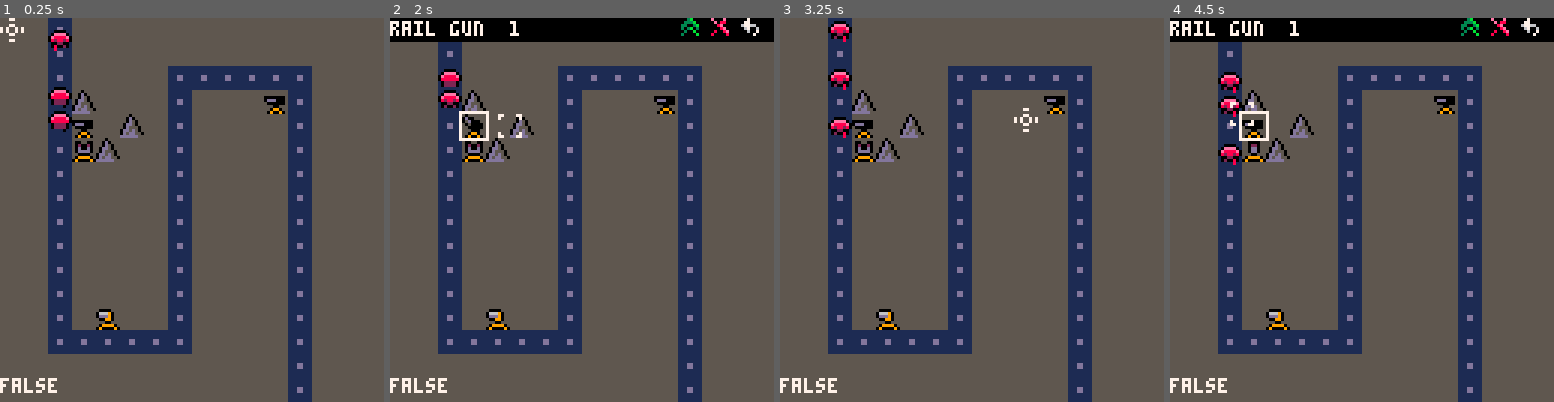
Above: before the commit, frames 1-4 (left to right).
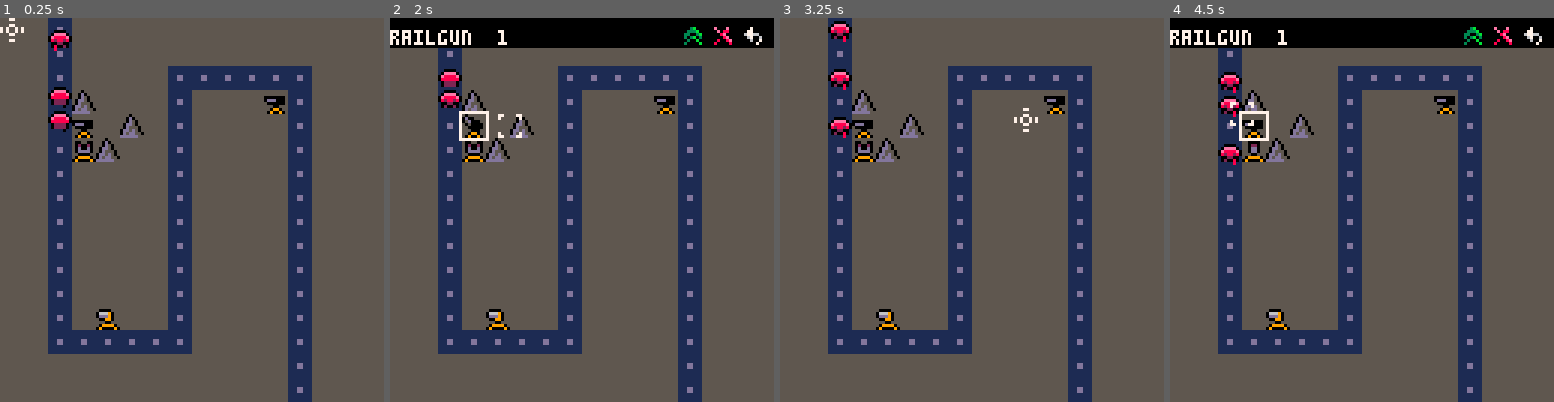
Above: after the commit, the same moments.

Repository: burlapjack/tower
Game: PICO-8 cartridge tower.p8
Same seed, same stepped clock (60 frames per second), same inputs: the game is played once before the commit and once after it.
Inputs (mouse positions are in pixels of both pictures, inside the frame that each line leads up to):
- Up to frame 1 (0.25 s): no input
- Up to frame 2 (2 s): click (670, 121) at 0.67 s; click (436, 267) at 1.22 s; click (497, 114) at 1.77 s
- Up to frame 3 (3.25 s): click (952, 259) at 2.32 s; click (1014, 106) at 2.87 s
- Up to frame 4 (4.5 s): click (1465, 256) at 3.42 s; click (1231, 102) at 3.97 s

The runs differ from the first frame. In frame 1, 0.3% of the frame differs, in the area x 0-15%, y 93-98%; in frame 2, 2.9%, in the area x 0-100%, y 0-98%; in frame 3, 0.3%; in frame 4, 2.9%.

Commit message:
Added tower cost tables and hud info. Also changed some tower names

Diff:
--- a/tower.p8
+++ b/tower.p8
@@ -12,13 +12,14 @@
 }
 
 game_menu_unit = {
-	x = 0,
-	y = 0,
-	x2 = 128,
-	y2 = 7,
-	btn_upgrade = {96, 0},
-	btn_delete = {106, 0},
-	btn_back = {116, 0},
+	bg = {0, 0, 128, 9},
+	bg_clr = 0,
+	name = {0, 4},
+	lvl = {36, 4},
+	info = {47, 4},
+	btn_upgrade = {97, 1},
+	btn_delete = {107, 1},
+	btn_back = {117, 1},
 	btn_pressed = 0,
 	btn_tm = 8,
 	btn_tmr = 0
@@ -92,9 +93,6 @@
 	--muzzle flash
 	if e.explosion_id == 0 then
 		e.rad = 1
---	elseif e.explosion_id == 1 then
---	elseif e.explosion_id == 2 then
---	elseif e.explosion_id == 3 then
 	end
 	add(ent_explosion, e)
 end
@@ -126,29 +124,44 @@
 	--initializing code based on tower_id
 	--basic gun turret
 	if tower_id == 1 then
-		e.name = "sentrygun"
+		e.name = "sentry"
 		e.sprites = {1, 2, 3, 4, 5}
 		e.dmg = {1, 2}
+		e.cost = {10, 20, 30, 40, 50}
 
 	--magnet tower
 	elseif tower_id == 2 then
-		e.name = "magnetron"
+		e.name = "magspire"
 		e.sprites = {6, 7, 8, 9, 8, 7}
 		e.frame = e.sprites[1]
 		e.tm = 2
 		e.dmg = {-0.25, -0.75}
 		e.shooter = false
+		e.cost = {10, 20, 30, 40, 50}
 	--sniper cannon
 	elseif tower_id == 3 then
-		e.name = "rail gun"
+		e.name = "railgun"
 		e.sprites = {17, 18, 19, 20, 21}
 		e.tm = 40
 		e.dmg = {20, 22}
 		e.rng = 12
+		e.cost = {10, 20, 30, 40, 50}
 	end
 	e.sprite_current = e.sprites[1]
 	add(ent_tower, e)
 end
+
+function ent_tower_get_cost(index)
+	local t = ent_tower[index]
+	local c
+	if t.lvl + 1 <= #t.cost then
+		c = t.cost[t.lvl + 1]
+	else
+		c = 0
+	end
+	return c
+end
+
 
 function ent_road_create(x, y, road_id)
 	local e = {
@@ -347,10 +360,6 @@
 						e.sprite_flip = false
 					end
 				end
-			--	if e.frame > #e.sprites_idle then
-			--		e.frame = 1
-			--	end
-			--	e.sprite_current = e.sprites_idle[e.frame]
 			elseif e.behavior == 1 then
 				-- aggressive behavior?
 			end
@@ -362,7 +371,7 @@
 	local gm = game_menu_unit
 
 	if gm.btn_tmr == 0 then
-		if gm.btn_pressed == 1 or gm.btn_pressed == 3 then
+		if gm.btn_pressed == 1 then
 			sfx(2)
 		elseif gm.btn_pressed == 2 then
 			sfx(3)
@@ -437,7 +446,9 @@
 	if #ent_enemy > 0 then
 		for i = #ent_enemy, 1, -1 do
 			if ent_enemy[i].hp < 1 then
-				deli(ent_enemy, i) end end
+				deli(ent_enemy, i)
+			end
+		end
 	end
 end
 
@@ -465,8 +476,6 @@
 end
 
 function sys_draw_cursor()
---	local cy = game_cursor.y
---	local cx = game_cursor.x
 	if game_cursor.mode == 0 then
 		spr(35, game_cursor.x, game_cursor.y)
 	else
@@ -509,9 +518,9 @@
 	local gm = game_menu_unit
 	local n = 0
 	if game_unit_selected != 0 then
-		rectfill(gm.x, gm.y, gm.x2, gm.y2, 0)
-		print(ent_tower[game_unit_selected].name, 0, 1, 7)
-		print(ent_tower[game_unit_selected].lvl, 40, 1, 7)
+		rectfill(gm.bg[1], gm.bg[2], gm.bg[3], gm.bg[4], gm.bg_clr)
+		print(ent_tower[game_unit_selected].name, gm.name[1], gm.name[2], 7)
+		print(ent_tower[game_unit_selected].lvl, gm.lvl[1], gm.lvl[2], 7)
 		--	print("🅾️options ❎exit", 56, 0, 7)
 		if gm.btn_pressed == 1 then n = 1 else n = 0 end
 		spr(37, gm.btn_upgrade[1], gm.btn_upgrade[2] + n)
@@ -519,6 +528,14 @@
 		spr(38, gm.btn_delete[1], gm.btn_delete[2] + n)
 		if gm.btn_pressed == 3 then n = 1 else n = 0 end
 		spr(39, gm.btn_back[1], gm.btn_back[2] + n)
+
+		if cursor_is_hovering(gm.btn_upgrade, 8, 8) then
+			print("upgrade:$"..ent_tower_get_cost(game_unit_selected), gm.info[1], gm.info[2], 7)
+		elseif cursor_is_hovering(gm.btn_delete, 8, 8) then
+			print("delete unit", gm.info[1], gm.info[2], 7)
+		elseif cursor_is_hovering(gm.btn_back, 8, 8) then
+			print("exit", gm.info[1], gm.info[2], 7)
+		end
 	end
 end
 
@@ -531,8 +548,9 @@
 end
 
 function sys_draw_towers()
+	local t
 	for i = 1, #ent_tower do
-		local t = ent_tower[i]
+		t = ent_tower[i]
 		spr(t.sprite_current, t.x, t.y, 1, 1, t.sprite_flip, false)
 		if t.selected == true then
 			rect(t.x - 1, t.y - 1, t.x + 8, t.y + 8, 7)
@@ -609,6 +627,7 @@
 				gm.btn_tmr = gm.btn_tm
 			elseif cursor_is_hovering(gm.btn_back, 8, 8) then
 				gm.btn_pressed = 3
+				game_unit_selected = 0
 				gm.btn_tmr = gm.btn_tm
 			end
 		end
@@ -628,8 +647,8 @@
 
 function cursor_is_in_hud()
 	local gm =  game_menu_unit
-	if (game_cursor.x + 4) > gm.x and (game_cursor.x + 4) < gm.x2
-		and (game_cursor.y + 4) > gm.y and (game_cursor.y + 4) < gm.y2 then
+	if (game_cursor.x + 4) > gm.bg[1] and (game_cursor.x + 4) < gm.bg[3]
+		and (game_cursor.y + 4) > gm.bg[2] and (game_cursor.y + 4) < gm.bg[4] then
 		return true
 	else
 		return false
@@ -684,8 +703,6 @@
 	sys_draw_explosions()
 	sys_draw_hud()
 	sys_draw_cursor()
---	print(game_menu_unit.btn_pressed, 0, 120, 7)
-	print(cursor_is_hovering(game_menu_unit.btn_upgrade, 8, 8), 0, 120, 7)
 end
 __gfx__
 00000000fffffffffffffffffffffffffffff00ffff00fffffffffffffffffffffffffffffffffffffffffffffffffff00000000000000000000000000000000
@@ -704,14 +721,14 @@
 f002200ffff00ffff0550fffff0dd0ffff000fffff0000ff00000000000000000000000000000000000000000000000000000000000000000000000000000000
 f020020fff0990ffff0990ffff0550ffff0990ffff0990ff00000000000000000000000000000000000000000000000000000000000000000000000000000000
 ff0ff0fff090090ff090090ff090090ff090090ff090090f00000000000000000000000000000000000000000000000000000000000000000000000000000000
-fff0ffffff000ffffffff0fffff77fff77ffff77fff3bffffefffefffff7ffff0000000000000000000000000000000000000000000000000000000000000000
-ff0d0fffff04000ff0fff0ffffffffff7ffffff7ff333bffffef88ffff77ffff0000000000000000000000000000000000000000000000000000000000000000
-ff0d50ffff04040ff0fff0fffff77ffffffffffff33ff3bffff8effff67766ff0000000000000000000000000000000000000000000000000000000000000000
-f0dd50ffff04040ff0fff0ff7f7ff7f7fffffffff3f3bf3fffff8effff67ff6f0000000000000000000000000000000000000000000000000000000000000000
-f0d5550fff022220f0fff0ff7f7ff7f7ffffffffff3ffbffff8ff8effff6ff7f0000000000000000000000000000000000000000000000000000000000000000
-0dd5d50ff0244440f0f000fffff77ffffffffffff3ffffbff8ffff8ffffff7ff0000000000000000000000000000000000000000000000000000000000000000
-0d5dd5500240404002002200ffffffff7ffffff7ffffffffffffffffffffffff0000000000000000000000000000000000000000000000000000000000000000
-dddddd550444444004444440fff77fff77ffff77ffffffffffffffffffffffff0000000000000000000000000000000000000000000000000000000000000000
+fff0ffffff000ffffffff0fffff77fff77ffff77ffffffffffffffffffffffff0000000000000000000000000000000000000000000000000000000000000000
+ff0d0fffff04000ff0fff0ffffffffff7ffffff7ffffffffffffffffffffffff0000000000000000000000000000000000000000000000000000000000000000
+ff0d50ffff04040ff0fff0fffff77ffffffffffffff3bffffefffefffff7ffff0000000000000000000000000000000000000000000000000000000000000000
+f0dd50ffff04040ff0fff0ff7f7ff7f7ffffffffff333bffffef88ffff77ffff0000000000000000000000000000000000000000000000000000000000000000
+f0d5550fff022220f0fff0ff7f7ff7f7fffffffff33ff3bffff8effff67766ff0000000000000000000000000000000000000000000000000000000000000000
+0dd5d50ff0244440f0f000fffff77ffffffffffff3f3bf3fffff8effff67ff6f0000000000000000000000000000000000000000000000000000000000000000
+0d5dd5500240404002002200ffffffff7ffffff7ff3ffbffff8ff8effff6ff7f0000000000000000000000000000000000000000000000000000000000000000
+dddddd550444444004444440fff77fff77ffff77f3ffffbff8ffff8ffffff7ff0000000000000000000000000000000000000000000000000000000000000000
 ffffffff11111111ffffffffffffffffffffffffffffffffffffffffffffffffffffffff00000000000000000000000000000000000000000000000000000000
 ff0000ff11111111ff0000ffff0000ffff0000ffff0000ffff0000ffff0000ffff0000ff00000000000000000000000000000000000000000000000000000000
 f011110f11111111f0eeee0ff0eeee0ff0eeee0ff0eeee0ff0eeee0ff0eeee0ff0eeee0f00000000000000000000000000000000000000000000000000000000
